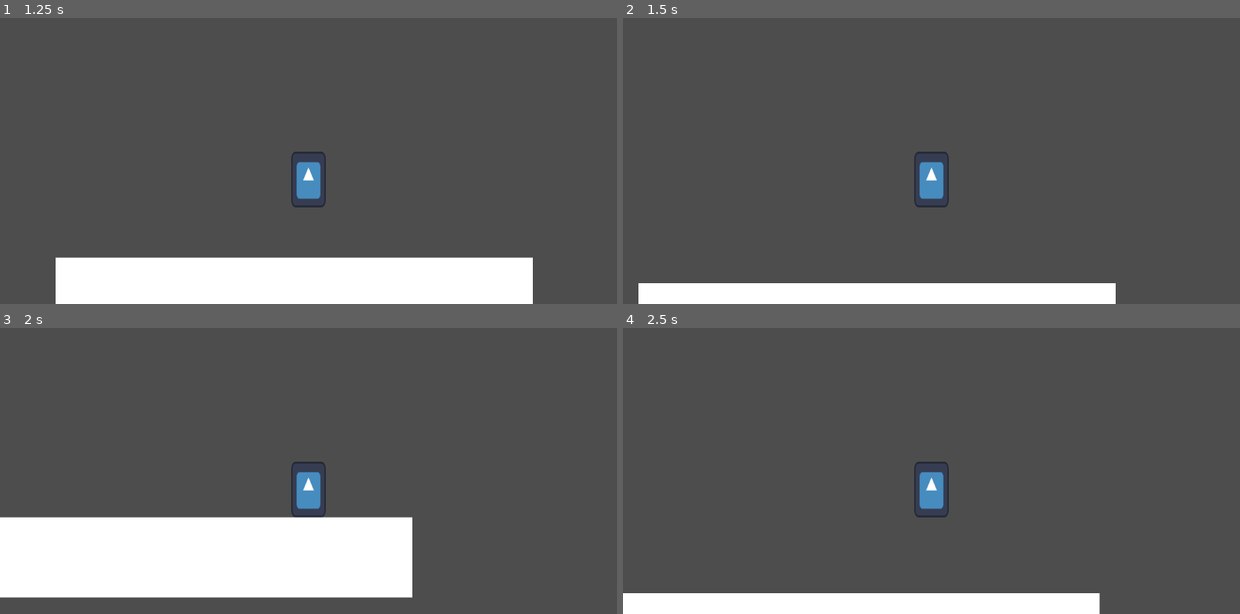
Above: before the commit, frames 1-4 (two rows, left to right).
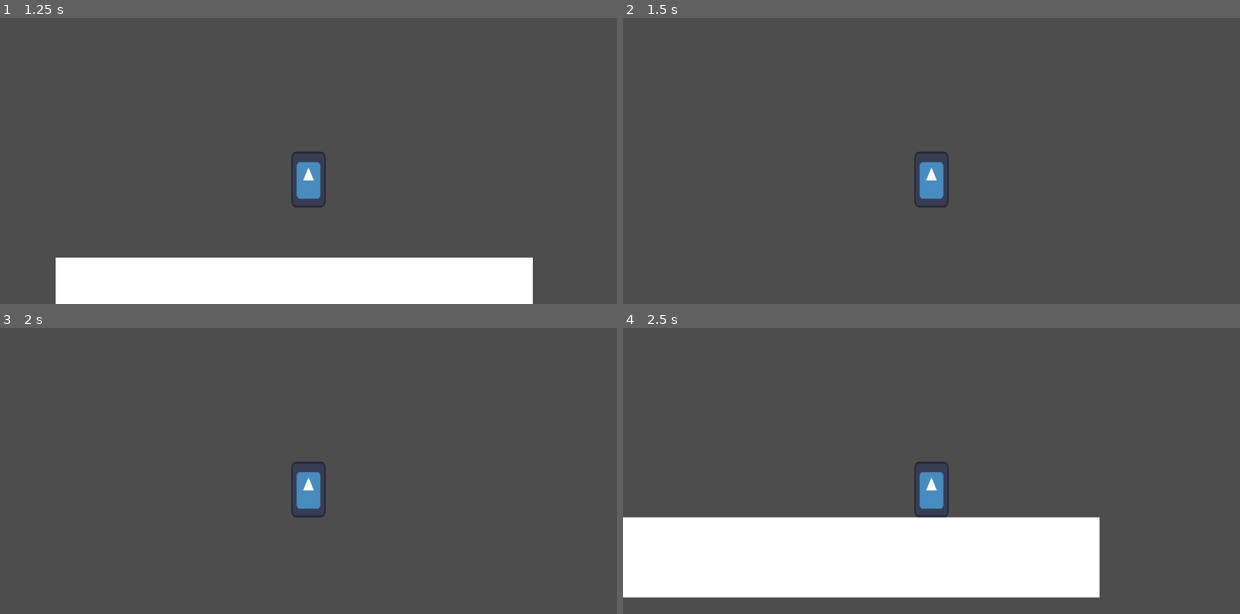
Above: after the commit, the same moments.

Repository: anniw544/PlatformerGodot
Game: Godot game, scene res://scenes/World.tscn
Same seed, same stepped clock (60 frames per second), same inputs: the game is played once before the commit and once after it. The engine's default icon, where the game draws it, is replaced by a stand-in: a white triangle on a blue panel in a dark square.
Inputs:
- Up to frame 1 (1.25 s): tap Enter at 0.5 s; hold D (move_right) from 0.53 s (still down); tap Space (jump) at 0.6, 0.77, 1.07 s
- Up to frame 2 (1.5 s): keep holding D (move_right); tap Space (jump) at 1.35 s
- Up to frame 3 (2 s): keep holding D (move_right); tap Space (jump) at 1.52, 1.82 s
- Up to frame 4 (2.5 s): release D (move_right) at 2.03 s; hold A (move_left) from 2.03 s (still down); tap Space (jump) at 2.1 s

Frame 1 is identical in both runs. In frame 2, 5.6% of the frame differs, in the area x 2-80%, y 92-100%; in frame 3, 19%; in frame 4, 25%, in the area x 0-78%, y 66-100%.

Commit message:
added airjump

Diff:
--- a/GD_Root/platformer/scripts/player.gd
+++ b/GD_Root/platformer/scripts/player.gd
@@ -4,6 +4,8 @@
 @export var gravity = 30
 @export var v_cap = 2000
 @export var jump_force = 700
+@export var max_extra_jump = 1
+var air_jump = 0
 
 func _physics_process(delta):
 	#Vertical gravity
@@ -12,10 +14,16 @@
 		if velocity.y > v_cap:
 			velocity.y = v_cap
 
+	if is_on_floor():
+		air_jump = max_extra_jump
+
 	#jump
 	if Input.is_action_just_pressed("jump"):
 		if is_on_floor():
 			velocity.y = -jump_force
+		if air_jump > 0 && !is_on_floor():
+			velocity.y = -jump_force
+			air_jump = air_jump - 1
 
 	#Horizontal movement
 	var horizontal_direction = Input.get_axis("move_left", "move_right")
